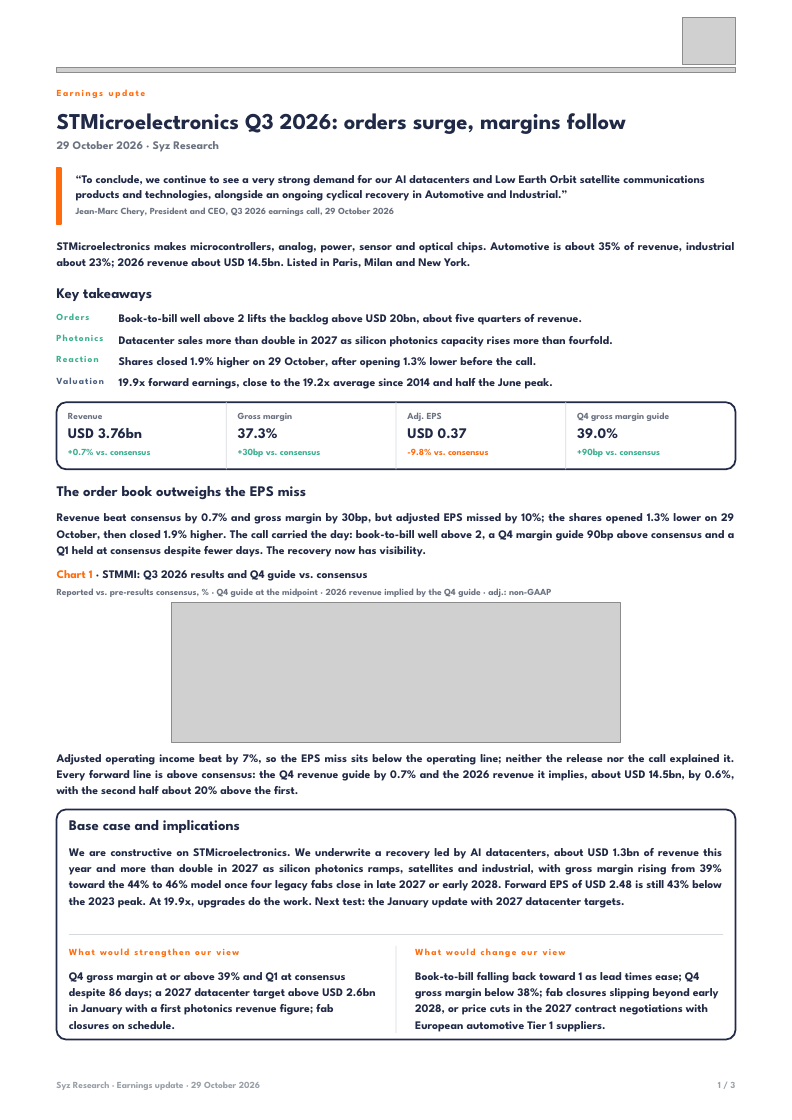
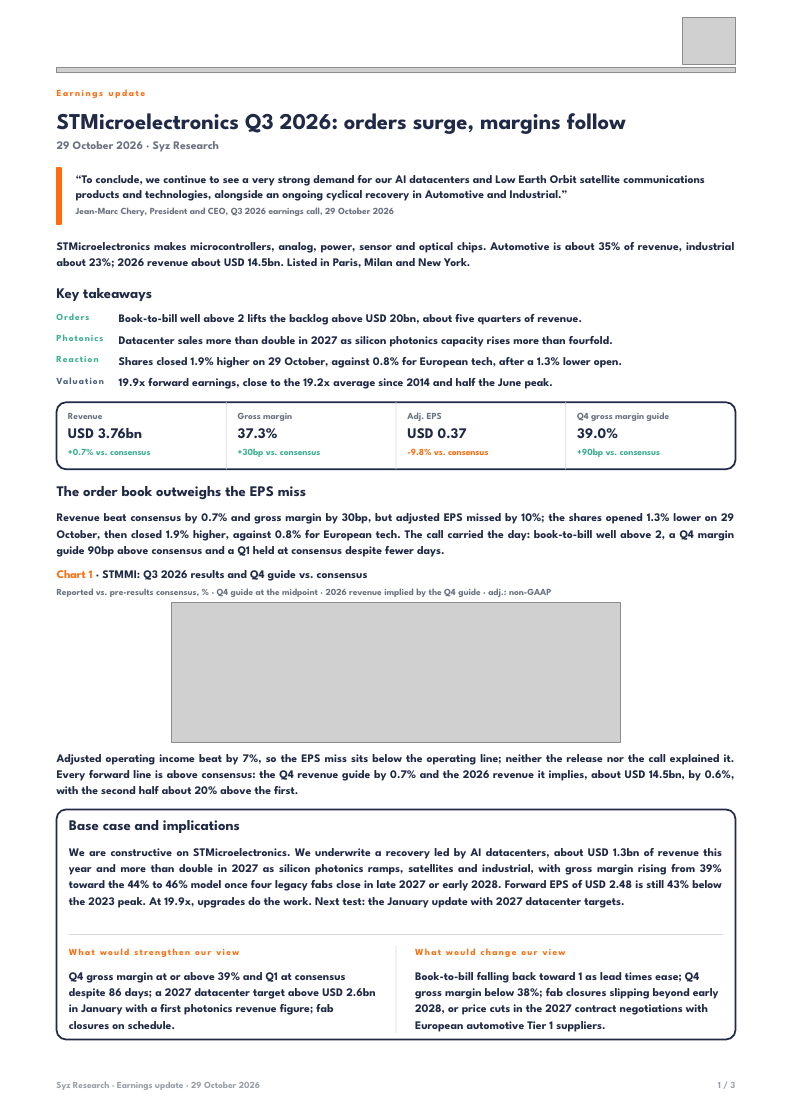
Before and after one commit to jb-db05/syz-earnings, a slide deck: slide 1 of output/STMMI_Q32026/Earnings_Update_STMMI_Q32026.pptx. Drawn at 792x1120 pixels with LibreOffice and Linux fonts; fonts in the diff are those of the drawing; grey boxes stand for pictures. Boxes give left, top, right and bottom in pixels: in the first picture for what was removed or moved away, otherwise in the second. Text is boxed around its words. In the diff, an @@ line names an element or a change of style, - is before the commit and + after.

```diff
--- a/output/STMMI_Q32026/Earnings_Update_STMMI_Q32026.pptx
+++ b/output/STMMI_Q32026/Earnings_Update_STMMI_Q32026.pptx
@@ text at (119, 357, 622, 368): text changed @@
-Shares closed 1.9% higher on 29 October, after opening 1.3% lower before the call.
+Shares closed 1.9% higher on 29 October, against 0.8% for European tech, after a 1.3% lower open.
@@ text at (57, 513, 734, 557): text changed @@
-Revenue beat consensus by 0.7% and gross margin by 30bp, but adjusted EPS missed by 10%; the shares opened 1.3% lower on 29 October, then closed 1.9% higher. The call carried the day: book-to-bill well above 2, a Q4 margin guide 90bp above consensus and a Q1 held at consensus despite fewer days. The recovery now has visibility.
+Revenue beat consensus by 0.7% and gross margin by 30bp, but adjusted EPS missed by 10%; the shares opened 1.3% lower on 29 October, then closed 1.9% higher, against 0.8% for European tech. The call carried the day: book-to-bill well above 2, a Q4 margin guide 90bp above consensus and a Q1 held at consensus despite fewer days.
```
Also in this commit, not shown: 1 other slide changed, 5 other files.
